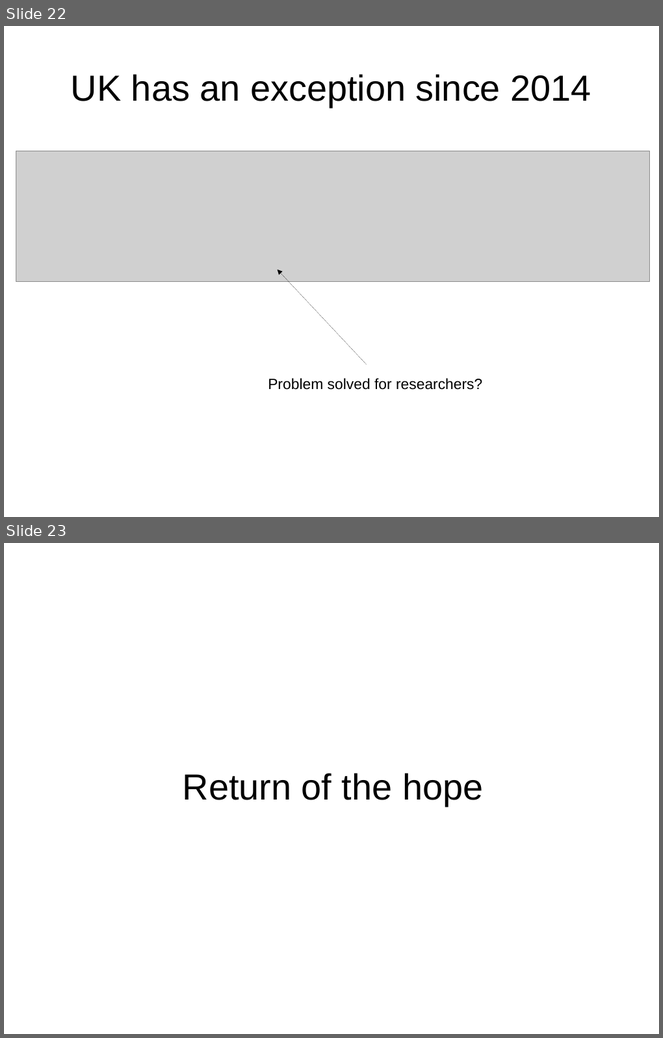
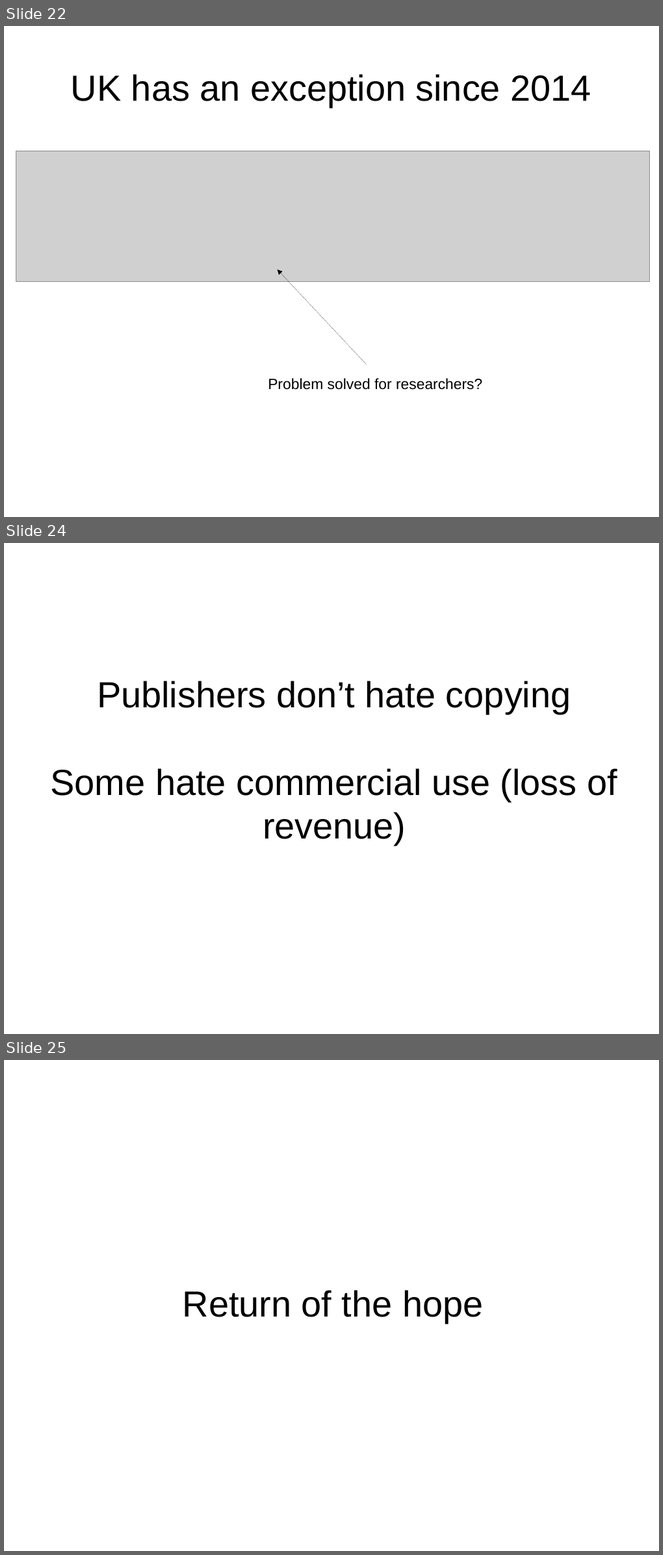
Before and after one commit to chartgerink/talks, a slide deck: 2016_2017/20170621tdm-ep/presentation.odp. Shown one above the other, each under a label of ours: slides 22 and 23 before the commit, slides 22, 24 and 25 after it; the slides between them are not shown. The pictures are 663x1038 and 663x1555 pixels, drawn with LibreOffice and Linux fonts; fonts in the diff are those of the drawing; grey boxes stand for pictures. Boxes give left, top, right and bottom in pixels: in the first picture for what was removed or moved away, otherwise in the second. Text is boxed around its words. In the diff, an @@ line names an element or a change of style, - is before the commit and + after.

```diff
--- a/2016_2017/20170621tdm-ep/presentation.odp
+++ b/2016_2017/20170621tdm-ep/presentation.odp
@@ slide 24 added at (4, 543, 659, 1034), background #FFFFFF @@
@@ title added at (51, 681, 618, 845), 44 pt, text #000000 @@
+Publishers don’t hate copying
+Some hate commercial use (loss of revenue)
@@ what was slide 23 is now slide 25 @@
```
Also in this commit, not shown: 1 slide changed, 1 other slide added, 1 other file.
